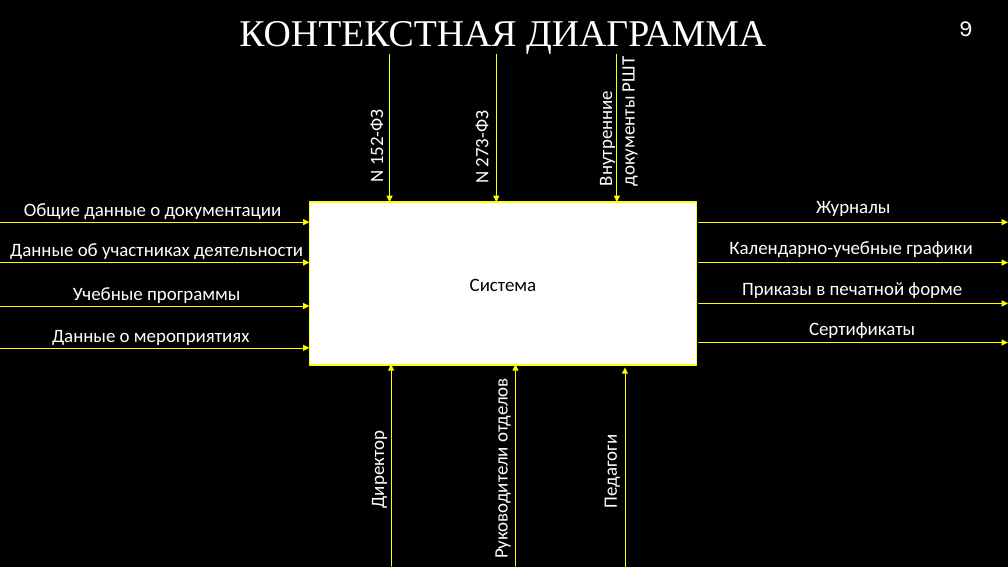
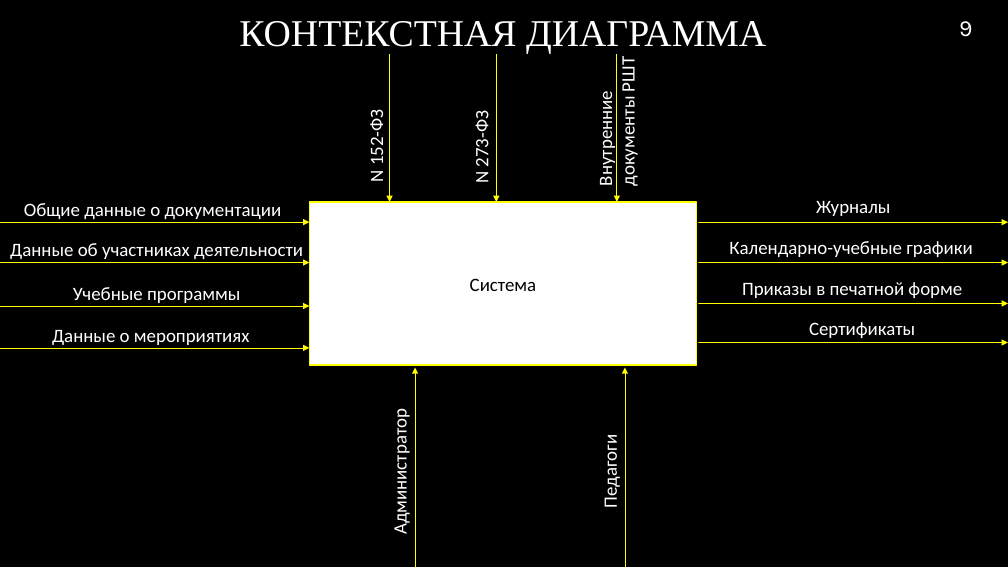
Before and after one commit to RAdKuzur/ASTU, a slide deck: slide 9 of Дипломная работа/Консультации Хоменко/Презентация v3.0.pptx. Drawn at 1008x567 pixels with LibreOffice and Linux fonts; fonts in the diff are those of the drawing; background and template pictures are left out. Boxes give left, top, right and bottom in pixels: in the first picture for what was removed or moved away, otherwise in the second. Text is boxed around its words. In the diff, an @@ line names an element or a change of style, - is before the commit and + after.

```diff
--- a/Дипломная работа/Консультации Хоменко/Презентация v3.0.pptx
+++ b/Дипломная работа/Консультации Хоменко/Презентация v3.0.pptx
@@ arrow removed from (391, 566) to (391, 364) @@
@@ arrow moved from (516, 566) - (516, 364) to (415, 567) - (415, 368) @@
@@ text removed at (490, 384, 513, 556) @@
-Руководители отделов
@@ text removed at (366, 438, 389, 506) @@
-Директор
@@ text added at (389, 421, 412, 531), 18 pt, text #FFFFFF @@
+Администратор
```
Also in this commit, not shown: 4 other slides changed, 3 slides added, 1 slide removed, 2 other files.
